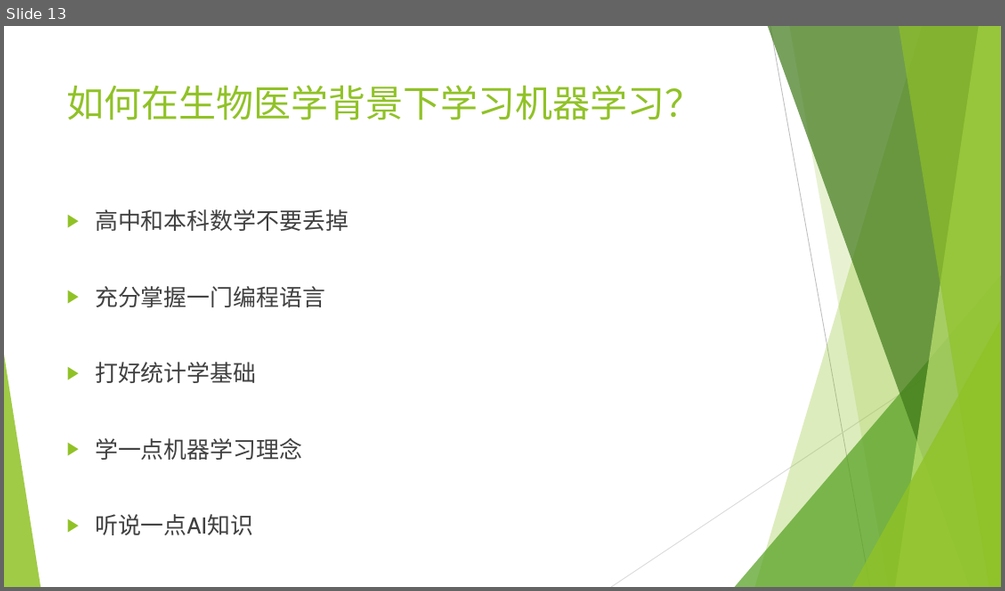
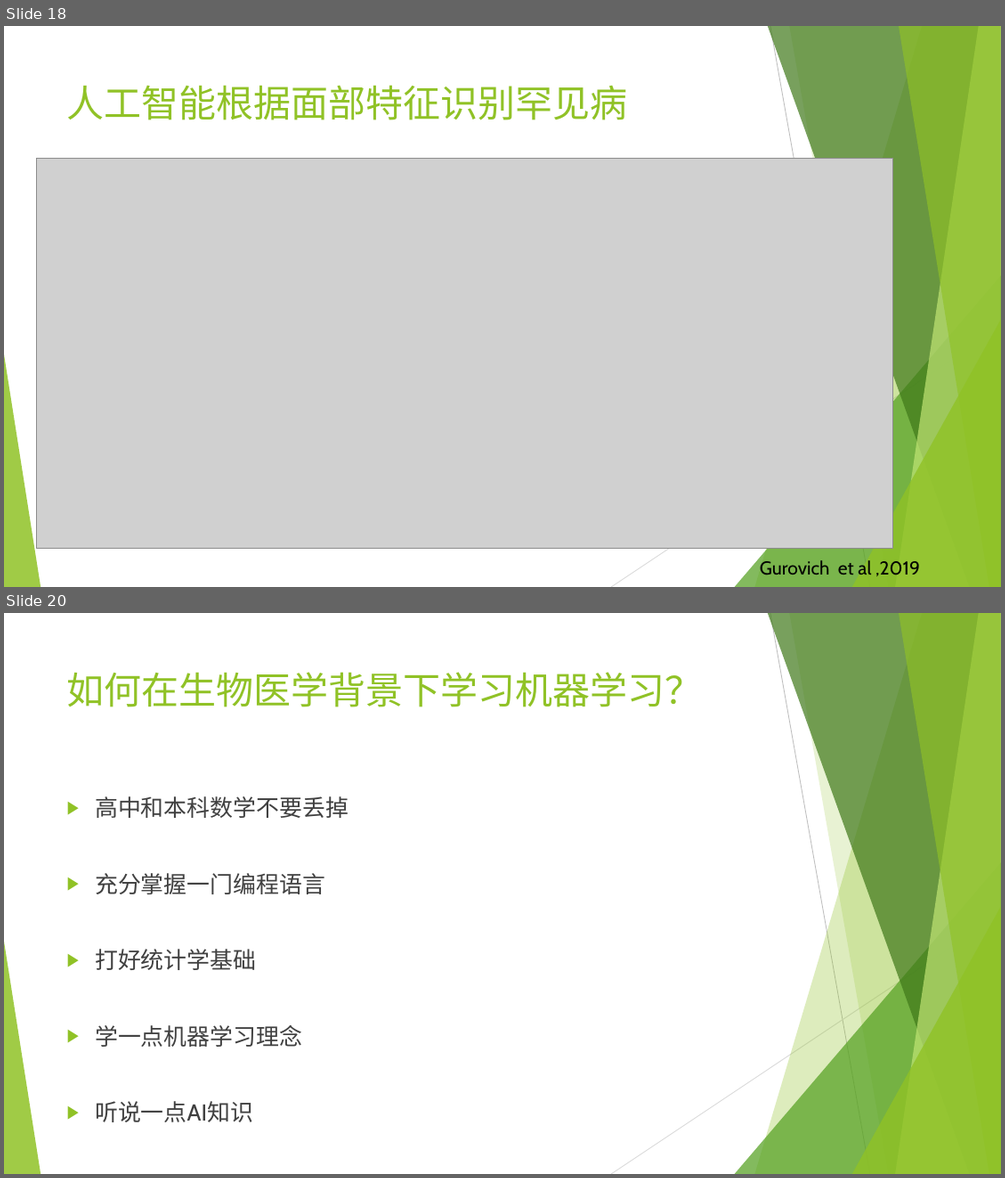
Before and after one commit to wangyi-fudan/BIOL130173, a slide deck: 0_why_and_how.pptx. Shown one above the other, each under a label of ours: slide 13 before the commit, slides 18 and 20 after it; the slides between them are not shown. The pictures are 1005x591 and 1005x1178 pixels, drawn with LibreOffice and Linux fonts; fonts in the diff are those of the drawing; grey boxes stand for pictures. Boxes give left, top, right and bottom in pixels: in the first picture for what was removed or moved away, otherwise in the second. Text is boxed around its words. In the diff, an @@ line names an element or a change of style, - is before the commit and + after.

```diff
--- a/0_why_and_how.pptx
+++ b/0_why_and_how.pptx
@@ slide 18 added at <box>4,26,1001,587</box>, background #FFFFFF; not listed: 10 template elements that a slide beside it also shows @@
@@ title added at <box>67,85,628,120</box>, 36 pt, text #90C226 @@
+人工智能根据面部特征识别罕见病
@@ picture added at <box>36,159,893,548</box> @@
@@ text added at <box>760,560,920,576</box>, 18 pt, text #000000 @@
+Gurovich et al ,2019
@@ what was slide 13 is now slide 20 @@
```
Also in this commit, not shown: 1 slide changed, 6 other slides added.
